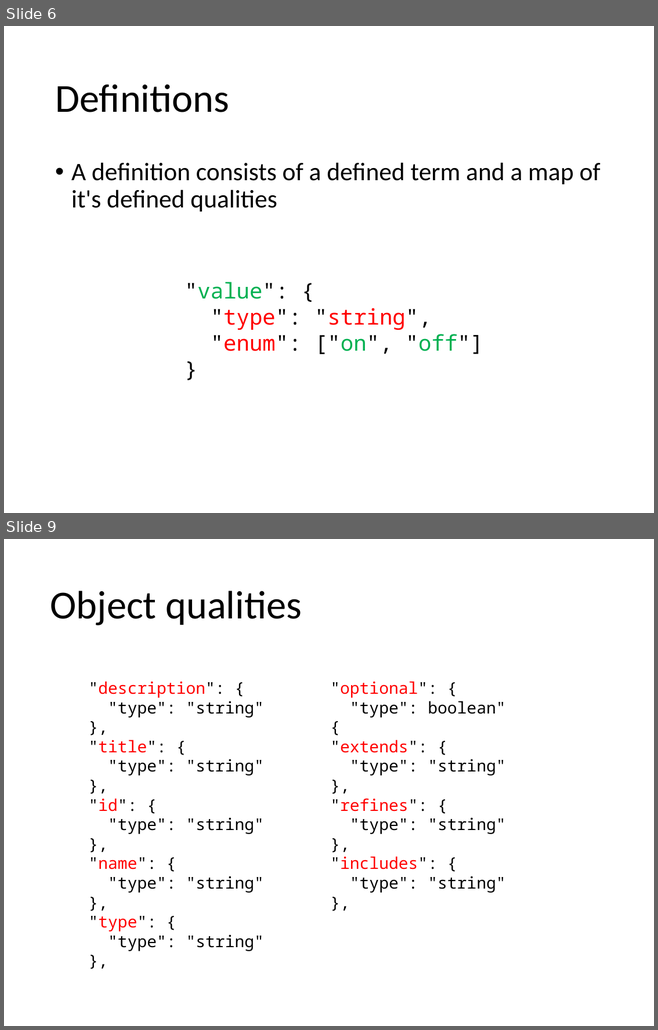
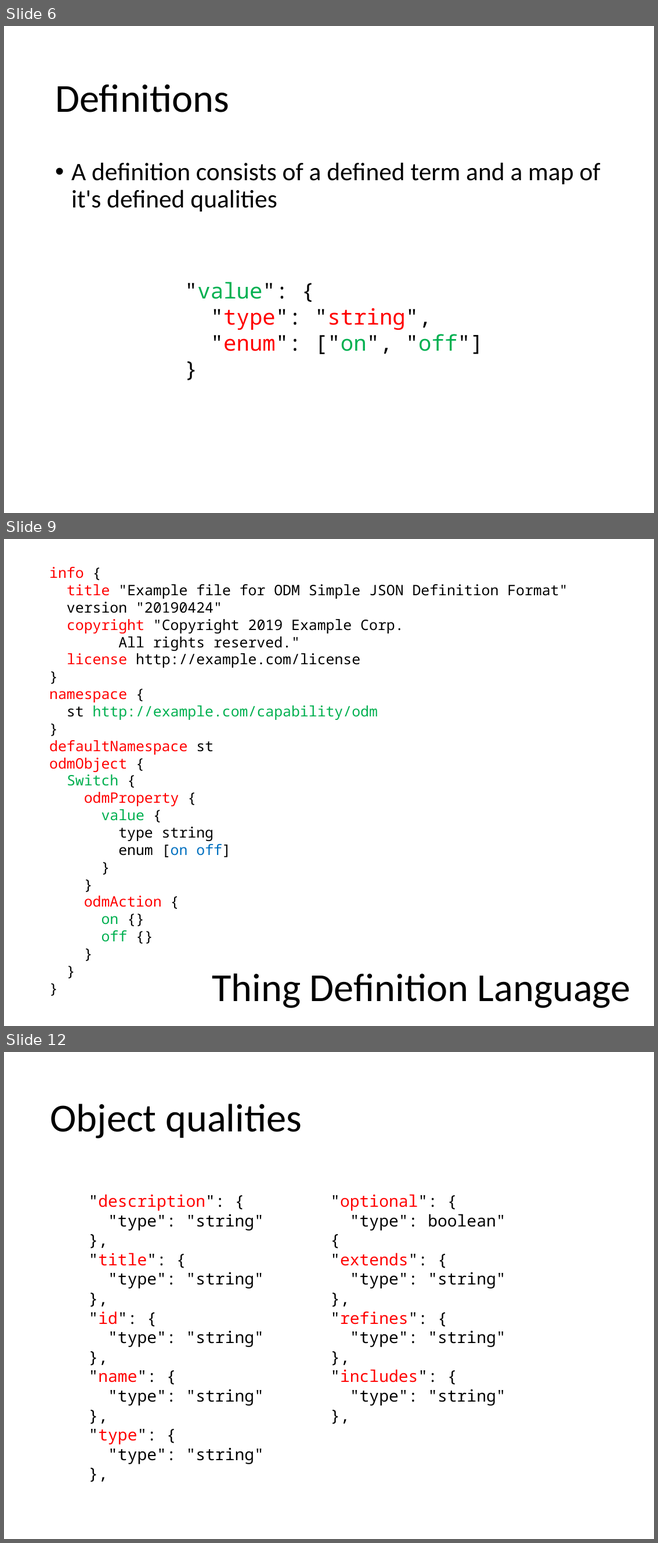
Before and after one commit to mjkoster/ODM-Examples, a slide deck: sdf.pptx. Shown one above the other, each under a label of ours: slides 6 and 9 before the commit, slides 6, 9 and 12 after it; the slides between them are not shown. The pictures are 658x1030 and 658x1543 pixels, drawn with LibreOffice and Linux fonts; fonts in the diff are those of the drawing. Boxes give left, top, right and bottom in pixels: in the first picture for what was removed or moved away, otherwise in the second. Text is boxed around its words. In the diff, an @@ line names an element or a change of style, - is before the commit and + after.

```diff
--- a/sdf.pptx
+++ b/sdf.pptx
@@ slide 9 added at box(4, 539, 654, 1026), background #FFFFFF @@
@@ text added at box(49, 567, 567, 942), 16 pt, text #000000 @@
+info {
+title "Example file for ODM Simple JSON Definition Format"
+version "20190424"
+copyright "Copyright 2019 Example Corp.
+All rights reserved."
+license http://example.com/license
+}
+namespace {
+st http://example.com/capability/odm
+}
+defaultNamespace st
+odmObject {
+Switch {
+odmProperty {
+value {
+type string
+enum [on off]
+}
+}
+odmAction {
+on {}
+off {}
+}
+}
+}
@@ title added at box(212, 973, 630, 1008), 44 pt, text #000000 @@
+Thing Definition Language
@@ what was slide 9 is now slide 12 @@
```
Also in this commit, not shown: 6 slides changed, 4 other slides added, 1 other file.
